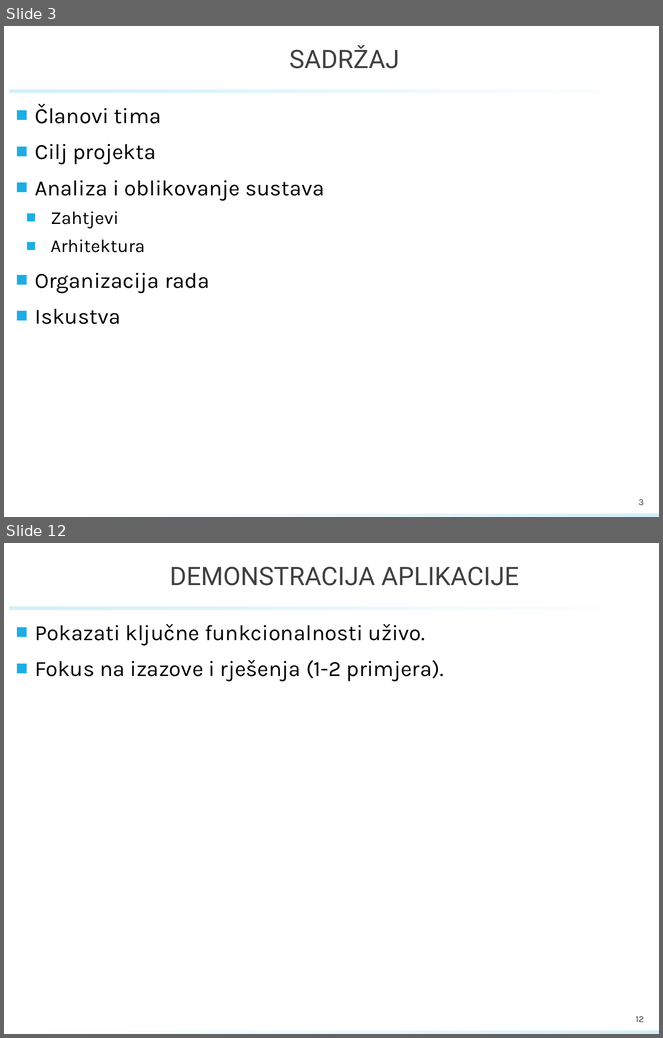
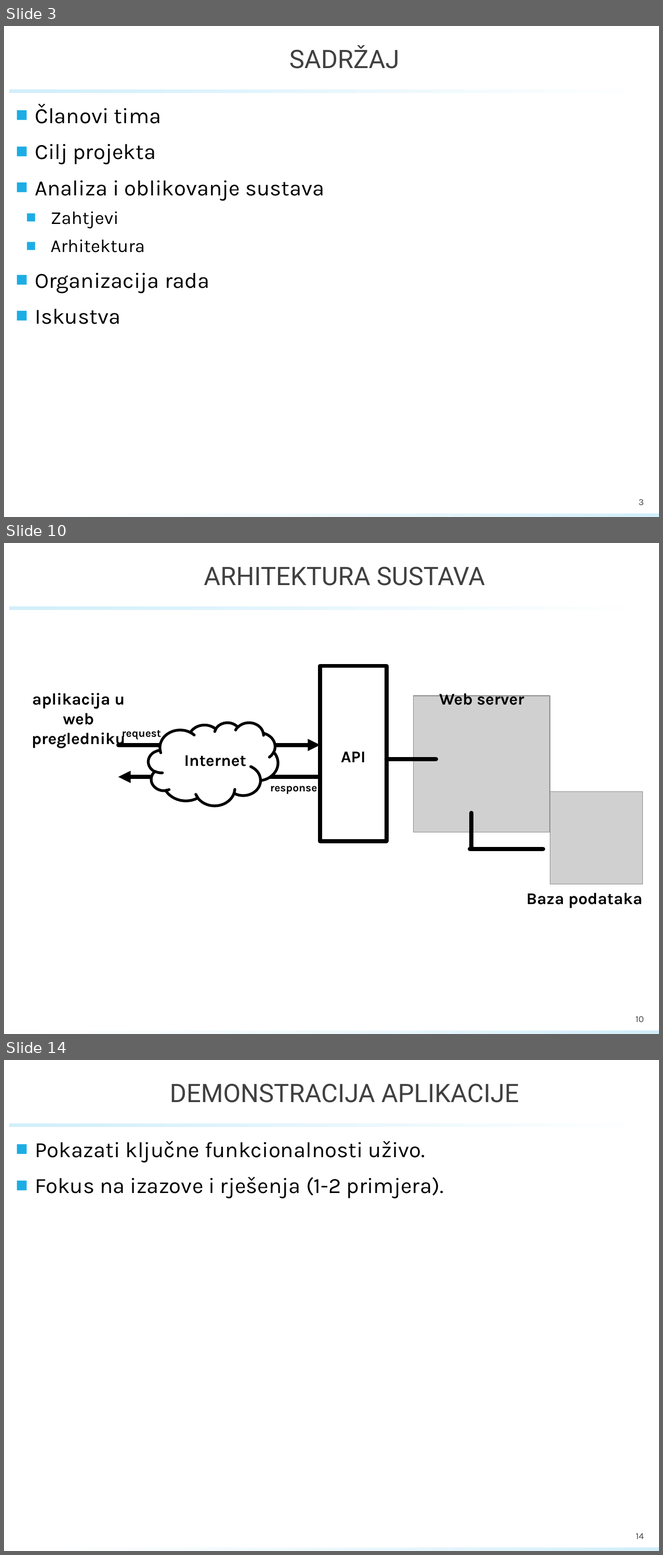
Before and after one commit to marioolcar/BADELPADEL, a slide deck: PROINZ_TG18.1_BadelPadel_PlayPadel.pptx. Shown one above the other, each under a label of ours: slides 3 and 12 before the commit, slides 3, 10 and 14 after it; the slides between them are not shown. The pictures are 663x1038 and 663x1555 pixels, drawn with LibreOffice and Linux fonts; fonts in the diff are those of the drawing; grey boxes stand for pictures; background and template pictures are left out. Boxes give left, top, right and bottom in pixels: in the first picture for what was removed or moved away, otherwise in the second. Text is boxed around its words. In the diff, an @@ line names an element or a change of style, - is before the commit and + after.

```diff
--- a/PROINZ_TG18.1_BadelPadel_PlayPadel.pptx
+++ b/PROINZ_TG18.1_BadelPadel_PlayPadel.pptx
@@ slide 10 added at <box>4,543,659,1034</box>, background #FFFFFF; not listed: 2 template elements that a slide beside it also shows @@
@@ title added at <box>204,566,485,586</box>, 28 pt, text #404040 @@
+ARHITEKTURA SUSTAVA
@@ group added at <box>32,666,643,909</box>: 7 texts, 3 lines, 2 pictures, 2 arrows, 1 rectangle, 1 cloud @@
+API
+Web server
+Baza podataka
+Internet
+aplikacija u web pregledniku
+request
+response
@@ page number added at <box>636,1017,644,1022</box>, 10 pt, text #404040 @@
+10
@@ what was slide 12 is now slide 14 @@
@@ page number at <box>636,1534,644,1539</box>: text changed @@
-12
+14
```
Also in this commit, not shown: 5 slides changed, 4 other slides added, 3 slides removed.
